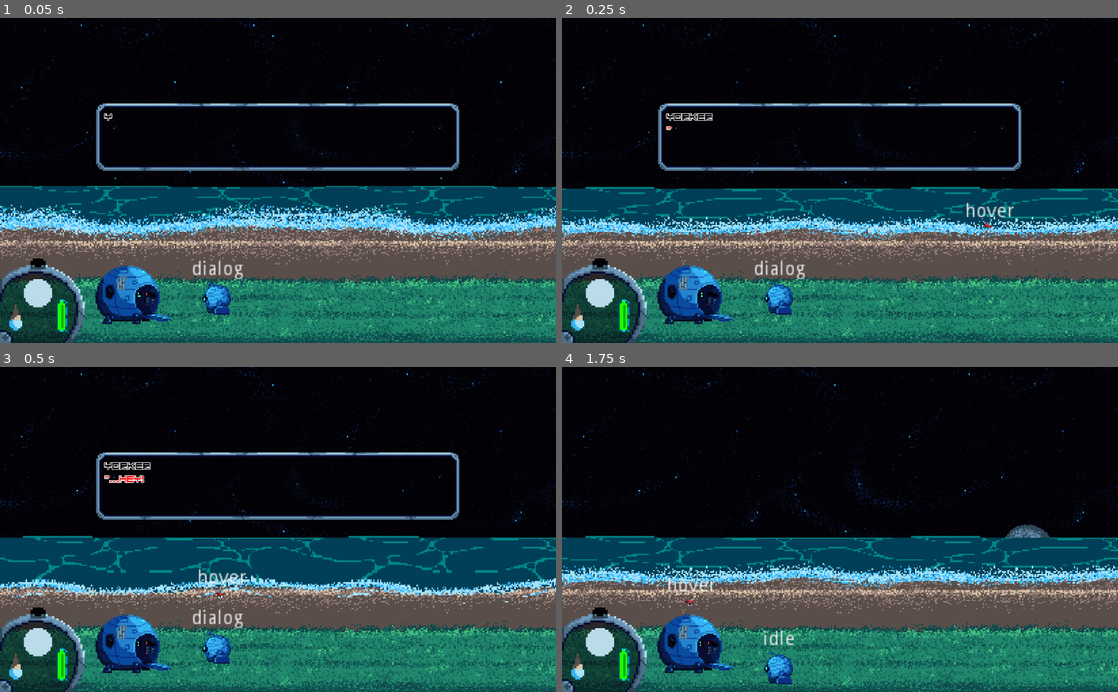
Above: before the commit, frames 1-4 (two rows, left to right).
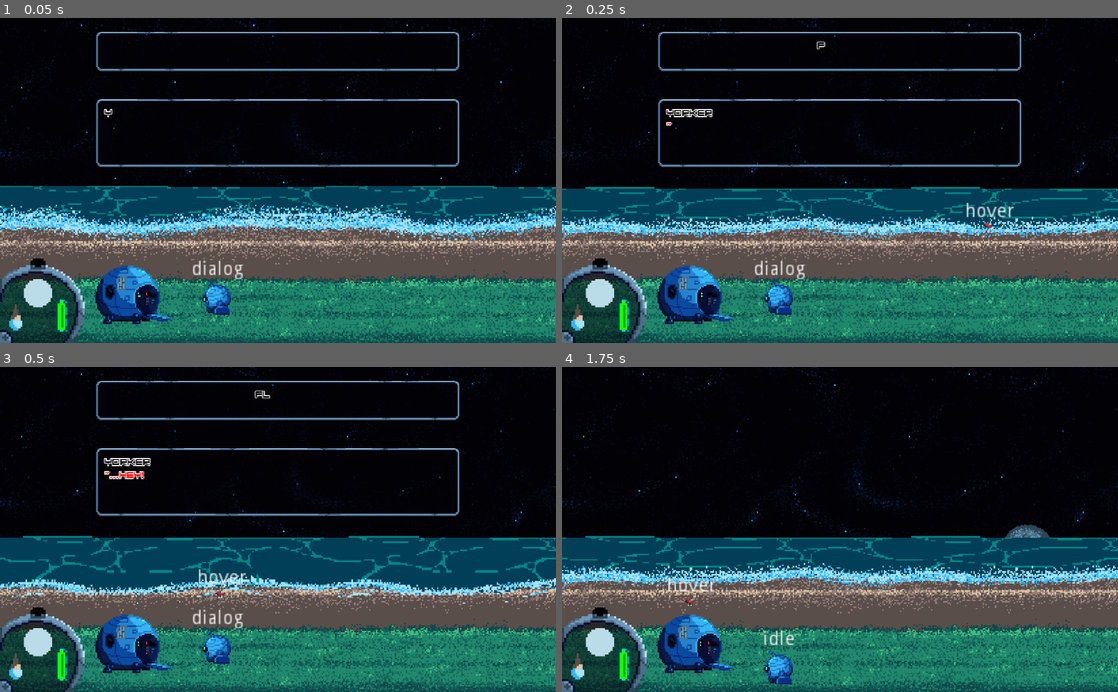
Above: after the commit, the same moments.

Repository: GeekzGamingz/Myunjoule
Game: Godot game, scene res://source/Levels/Level_Beach.tscn
Same seed, same stepped clock (60 frames per second), same inputs: the game is played once before the commit and once after it. The engine's default icon, where the game draws it, is replaced by a stand-in: a white triangle on a blue panel in a dark square.
Inputs:
- Up to frame 1 (0.05 s): no input
- Up to frame 2 (0.25 s): no input
- Up to frame 3 (0.5 s): no input
- Up to frame 4 (1.75 s): hold D (move_right) 0.53-1.28 s; hold E (activate) 0.53-1.28 s; hold S (move_backward) from 1.28 s (still down); tap E (activate) at 1.35 s

The runs differ from the first frame. In frame 1, 3.8% of the frame differs, in the area x 17-83%, y 4-48%; in frame 2, 4.1%; in frame 3, 4.3%; in frame 4, nothing differs.

Commit message:
Dialog Tweaks

Diff:
--- a/source/Dialogue.gd
+++ b/source/Dialogue.gd
@@ -11,6 +11,12 @@
 var BottleBattery = {
 	dialogue = [
 		"[color=black]What's this? There are spare [color=green][wave]batteries[/wave][color=black] in here!"
+	],
+	choice_index = -1
+}
+var BottleFlav = {
+	dialogue = [
+		"[color=black]A strange bottle buried in the sand..."
 	],
 	choice_index = -1
 }
--- a/source/Objects/Bottle/Bottle.gd
+++ b/source/Objects/Bottle/Bottle.gd
@@ -13,6 +13,13 @@
 #OnReady Variables
 onready var player = get_parent().get_node("Player")
 #-------------------------------------------------------------------------------------------------#
+#Process
+func _process(delta: float) -> void:
+	#Testing for functionality. Find better play to call function.
+	if inRange:
+		start_flavor()
+#-------------------------------------------------------------------------------------------------#
+#Ready
 func _ready() -> void:
 	pass
 #Let the dialog know to show the next dialog, closes when done
@@ -31,19 +38,32 @@
 func _on_DialogArea_body_exited(body: Node) -> void:
 	if body.name == "Player":
 		inRange = false
+#-------------------------------------------------------------------------------------------------#
+#Dialogue Handler
+#Checks for Dialogue
 func diaCheck():
 	set_deferred("inDialogue", "true")
 	player.talking.is_talking = true
 	dialog = dialog_scene.instance()
 	dialog.connect("diaDone", self, "handleDiaDone")
 	var _load_dialog = connect("next_dialog", dialog, "load_dialog")
+#Checks for Flavor
+func flavCheck():
+	dialog = dialog_scene.instance()
+	dialog.connect("diaDone", self, "handleDiaDone")
+	var _load_dialog = connect("next_dialog", dialog, "load_dialog")
+#Finishes Dialogue
 func handleDiaDone():
 	phaseDia += 1
 	inDialogue = false
 	player.talking.is_talking = false
 	inRange = true
+#-------------------------------------------------------------------------------------------------#
+#Adds Dialog Child
 func addDia():
 	get_parent().get_node("UI").call_deferred("add_child", dialog)
+#-------------------------------------------------------------------------------------------------#
+#Starts Dialog
 func start_dialog() -> void:
 	if !inDialogue:
 		match(phaseDia):
@@ -56,3 +76,12 @@
 				dialog.dialog = Dialogue.BottleBattery
 				addDia()
 				player.chargeEnergy(100)
+#-------------------------------------------------------------------------------------------------#
+#Starts Flavor
+func start_flavor() -> void:
+	match(phaseDia):
+		0:
+			print("test")
+			flavCheck()
+			dialog.dialog = Dialogue.BottleFlav
+			addDia()
--- a/source/UI/Dialog/DialogInterface.gd
+++ b/source/UI/Dialog/DialogInterface.gd
@@ -5,14 +5,15 @@
 #Bool Variables
 var finished = false
 #OnReady Variables
-onready var dialogText = $TextureRect/MarginContainer/DialogText
-onready var textTween = $TextureRect/MarginContainer/TextTween
+onready var dialogText: RichTextLabel = $Dialogue/MarginContainer/DialogText
 onready var choice1: RichTextLabel = $Choice1/MarginContainer/DialogText
 onready var choice2: RichTextLabel = $Choice2/MarginContainer/DialogText
 onready var choice1Label: RichTextLabel = $Choice1/MarginContainer2/DialogText2
 onready var choice2Label: RichTextLabel = $Choice2/MarginContainer2/DialogText2
+onready var flavor: RichTextLabel = $Flavor/MarginContainer/DialogText
 onready var choice1Label_rect = choice1Label.get_rect()
 onready var choice2Label_rect = choice2Label.get_rect()
+onready var textTween = $Dialogue/MarginContainer/TextTween
 #Signals
 signal diaDone
 #-------------------------------------------------------------------------------------------------#
@@ -43,12 +44,18 @@
 	choice_text = 'Choice #2',
 	response_text = 'Response to choice 2.',
 }
+var diaFlavor = {
+	choice_text = '[center][color=black]Flavor',
+	response_text = ''
+}
 #-------------------------------------------------------------------------------------------------#
 #Ready
 func _ready() -> void:
 	load_dialog()
+	load_flavor()
 	$Choice1.visible = false
 	$Choice2.visible = false
+#	$Flavor.visible = false
 func _input(_event: InputEvent) -> void:
 	if dialog.choice_index == dialogIndex - 1:
 		if Input.is_action_just_pressed("select_choice_1"):
@@ -80,13 +87,14 @@
 		queue_free()
 	if dialog_text == '':
 		dialogIndex += 1
+#Choices
 func load_choice1():
 	$Choice1.visible = true
 	finished = false
 	choice1.bbcode_text = diaChoice1.choice_text
 	choice1.percent_visible = 0
 	textTween.interpolate_property(choice1, "percent_visible",
-		0, 1, 1.5, Tween.TRANS_LINEAR,Tween. EASE_IN_OUT)
+		0, 1, 1.5, Tween.TRANS_LINEAR, Tween.EASE_IN_OUT)
 	textTween.start()
 func load_choice2():
 	$Choice2.visible = true
@@ -94,8 +102,19 @@
 	choice2.bbcode_text = diaChoice2.choice_text
 	choice2.percent_visible = 0
 	textTween.interpolate_property(choice2, "percent_visible",
-		0, 1, 1.5, Tween.TRANS_LINEAR,Tween. EASE_IN_OUT)
+		0, 1, 1.5, Tween.TRANS_LINEAR, Tween.EASE_IN_OUT)
 	textTween.start()
+#Flavor
+func load_flavor():
+	$Flavor.visible = true
+	finished = false
+	flavor.bbcode_text = diaFlavor.choice_text
+	flavor.percent_visible = 0
+	textTween.interpolate_property(flavor, "percent_visible",
+		0, 1, 1.5, Tween.TRANS_LINEAR, Tween.EASE_IN_OUT)
+	textTween.start()
+#-------------------------------------------------------------------------------------------------#
+#Choice Picker
 func pick_choice(choice_number: int):
 	set_deferred("diaChoice1", blank_choice)
 	set_deferred("diaChoice2", blank_choice)
--- a/source/UI/Dialog/DialogInterface.tscn
+++ b/source/UI/Dialog/DialogInterface.tscn
@@ -36,20 +36,27 @@
 anchor_bottom = 0.5
 rect_scale = Vector2( 1.5, 1.5 )
 script = ExtResource( 3 )
-
-[node name="TextureRect" type="TextureRect" parent="."]
+__meta__ = {
+"_edit_horizontal_guides_": [ 275.0, 285.0, 150.0, 25.0, 99.0 ],
+"_edit_vertical_guides_": [ 178.0, 847.0 ]
+}
+
+[node name="Dialogue" type="NinePatchRect" parent="."]
 anchor_left = 0.5
 anchor_top = 0.5
 anchor_right = 0.5
 anchor_bottom = 0.5
 margin_left = -223.0
-margin_top = -94.5
+margin_top = -99.8333
 margin_right = 223.0
-margin_bottom = -11.5
+margin_bottom = -16.8333
 texture = ExtResource( 1 )
-stretch_mode = 1
-
-[node name="MarginContainer" type="MarginContainer" parent="TextureRect"]
+patch_margin_left = 50
+patch_margin_top = 6
+patch_margin_right = 50
+patch_margin_bottom = 6
+
+[node name="MarginContainer" type="MarginContainer" parent="Dialogue"]
 anchor_right = 1.0
 anchor_bottom = 1.0
 margin_left = 10.0
@@ -57,7 +64,7 @@
 margin_right = -10.0
 margin_bottom = -10.0
 
-[node name="DialogText" type="RichTextLabel" parent="TextureRect/MarginContainer"]
+[node name="DialogText" type="RichTextLabel" parent="Dialogue/MarginContainer"]
 margin_right = 426.0
 margin_bottom = 63.0
 rect_clip_content = false
@@ -65,7 +72,7 @@
 bbcode_enabled = true
 tab_size = 0
 
-[node name="TextTween" type="Tween" parent="TextureRect/MarginContainer"]
+[node name="TextTween" type="Tween" parent="Dialogue/MarginContainer"]
 
 [node name="Choice1" type="TextureRect" parent="."]
 anchor_left = 0.5
@@ -73,9 +80,9 @@
 anchor_right = 0.5
 anchor_bottom = 0.5
 margin_left = -223.0
-margin_top = -5.0
+margin_top = -9.66666
 margin_right = 3.0
-margin_bottom = 37.0
+margin_bottom = 32.3333
 texture = ExtResource( 2 )
 
 [node name="MarginContainer" type="MarginContainer" parent="Choice1"]
@@ -117,9 +124,9 @@
 anchor_right = 0.5
 anchor_bottom = 0.5
 margin_left = -3.0
-margin_top = -5.0
+margin_top = -9.66666
 margin_right = 223.0
-margin_bottom = 37.0
+margin_bottom = 32.3333
 texture = ExtResource( 2 )
 flip_h = true
 
@@ -156,6 +163,40 @@
 tab_size = 0
 text = "2"
 
-[connection signal="tween_completed" from="TextureRect/MarginContainer/TextTween" to="." method="_on_TextTween_tween_completed"]
+[node name="Flavor" type="NinePatchRect" parent="."]
+anchor_left = 0.5
+anchor_top = 0.5
+anchor_right = 0.5
+anchor_bottom = 0.5
+margin_left = -223.0
+margin_top = -183.0
+margin_right = 223.0
+margin_bottom = -135.0
+texture = ExtResource( 1 )
+patch_margin_left = 100
+patch_margin_top = 5
+patch_margin_right = 100
+patch_margin_bottom = 5
+
+[node name="MarginContainer" type="MarginContainer" parent="Flavor"]
+anchor_right = 1.0
+anchor_bottom = 1.0
+margin_left = 10.0
+margin_top = 10.0
+margin_right = -10.0
+margin_bottom = -10.0
+
+[node name="DialogText" type="RichTextLabel" parent="Flavor/MarginContainer"]
+margin_right = 426.0
+margin_bottom = 28.0
+rect_clip_content = false
+custom_fonts/normal_font = SubResource( 1 )
+bbcode_enabled = true
+tab_size = 0
+
+[node name="TextTween" type="Tween" parent="Flavor/MarginContainer"]
+
+[connection signal="tween_completed" from="Dialogue/MarginContainer/TextTween" to="." method="_on_TextTween_tween_completed"]
 [connection signal="tween_completed" from="Choice1/MarginContainer/TextTween" to="." method="_on_TextTween_tween_completed"]
 [connection signal="tween_completed" from="Choice2/MarginContainer/TextTween" to="." method="_on_TextTween_tween_completed"]
+[connection signal="tween_completed" from="Flavor/MarginContainer/TextTween" to="." method="_on_TextTween_tween_completed"]
